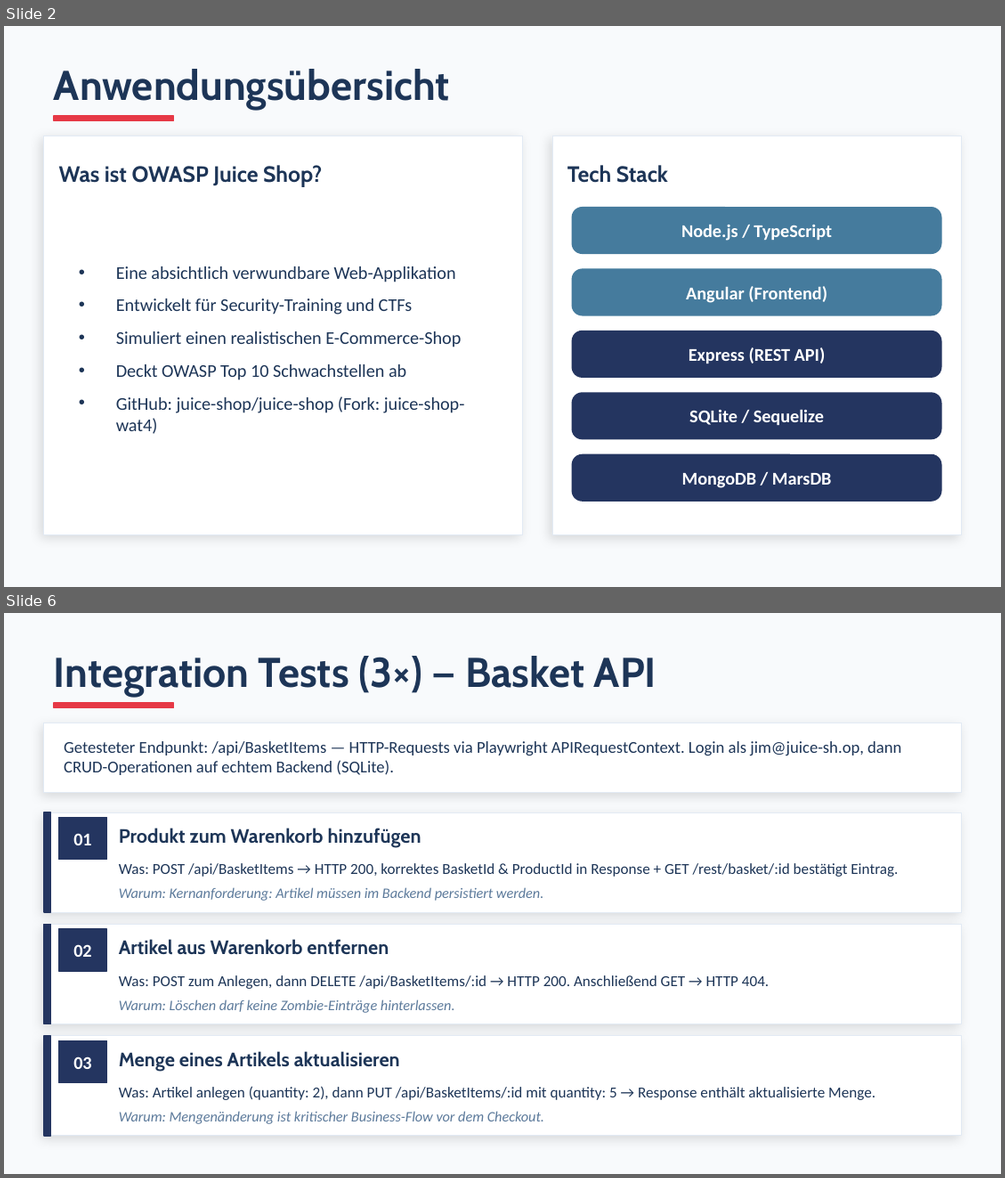
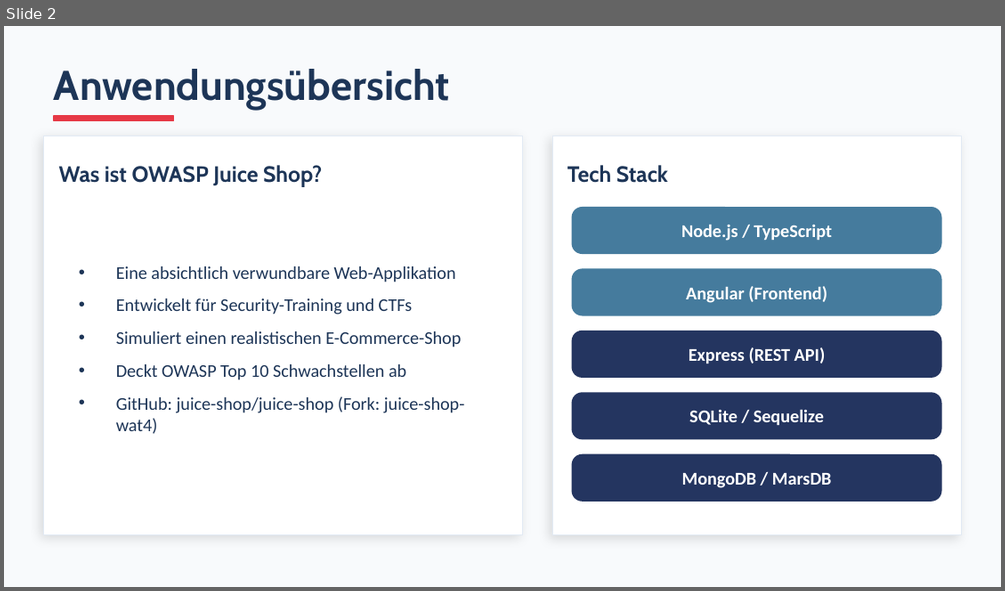
Before and after one commit to CHB13/juice-shop-wat4, a slide deck: PRESENTATION.pptx. Shown one above the other, each under a label of ours: slides 2 and 6 before the commit, slide 2 after it; the slides between them are not shown. The pictures are 1005x1178 and 1005x591 pixels, drawn with LibreOffice and Linux fonts; fonts in the diff are those of the drawing. Boxes give left, top, right and bottom in pixels: in the first picture for what was removed or moved away, otherwise in the second. Text is boxed around its words. In the diff, an @@ line names an element or a change of style, - is before the commit and + after.

```diff
--- a/PRESENTATION.pptx
+++ b/PRESENTATION.pptx
@@ slide 6 removed at [4, 613, 1001, 1174], background #F8FAFC @@
@@ text removed at [54, 656, 656, 698] @@
-Integration Tests (3×) — Basket API
@@ rectangle removed at [54, 703, 173, 707] @@
@@ rectangle removed at [44, 722, 961, 793] @@
@@ text removed at [64, 741, 901, 775] @@
-Getesteter Endpunkt: /api/BasketItems — HTTP-Requests via Playwright APIRequestContext. Login als jim@juice-sh.op, dann CRUD-Operationen auf echtem Backend (SQLite).
@@ rectangle removed at [44, 812, 961, 912] @@
@@ rectangle removed at [44, 812, 51, 912] @@
@@ rectangle removed at [59, 818, 106, 860] @@
@@ text removed at [73, 833, 91, 845] @@
-01
@@ text removed at [119, 827, 421, 847] @@
-Produkt zum Warenkorb hinzufügen
@@ text removed at [119, 863, 898, 876] @@
-Was: POST /api/BasketItems → HTTP 200, korrektes BasketId & ProductId in Response + GET /rest/basket/:id bestätigt Eintrag.
@@ text removed at [119, 887, 543, 900] @@
-Warum: Kernanforderung: Artikel müssen im Backend persistiert werden.
@@ rectangle removed at [44, 924, 961, 1023] @@
@@ rectangle removed at [44, 924, 51, 1023] @@
@@ rectangle removed at [59, 929, 106, 971] @@
@@ text removed at [73, 944, 91, 957] @@
-02
@@ text removed at [119, 939, 388, 955] @@
-Artikel aus Warenkorb entfernen
@@ text removed at [119, 975, 769, 989] @@
-Was: POST zum Anlegen, dann DELETE /api/BasketItems/:id → HTTP 200. Anschließend GET → HTTP 404.
@@ text removed at [119, 999, 455, 1013] @@
-Warum: Löschen darf keine Zombie-Einträge hinterlassen.
@@ rectangle removed at [44, 1036, 961, 1135] @@
@@ rectangle removed at [44, 1036, 51, 1135] @@
@@ rectangle removed at [59, 1040, 106, 1083] @@
@@ text removed at [73, 1056, 91, 1069] @@
-03
@@ text removed at [119, 1051, 400, 1070] @@
-Menge eines Artikels aktualisieren
@@ text removed at [119, 1086, 875, 1100] @@
-Was: Artikel anlegen (quantity: 2), dann PUT /api/BasketItems/:id mit quantity: 5 → Response enthält aktualisierte Menge.
@@ text removed at [119, 1111, 544, 1124] @@
-Warum: Mengenänderung ist kritischer Business-Flow vor dem Checkout.
```
Also in this commit, not shown: 4 slides changed, 2 slides added, 3 other slides removed, 1 other file.
